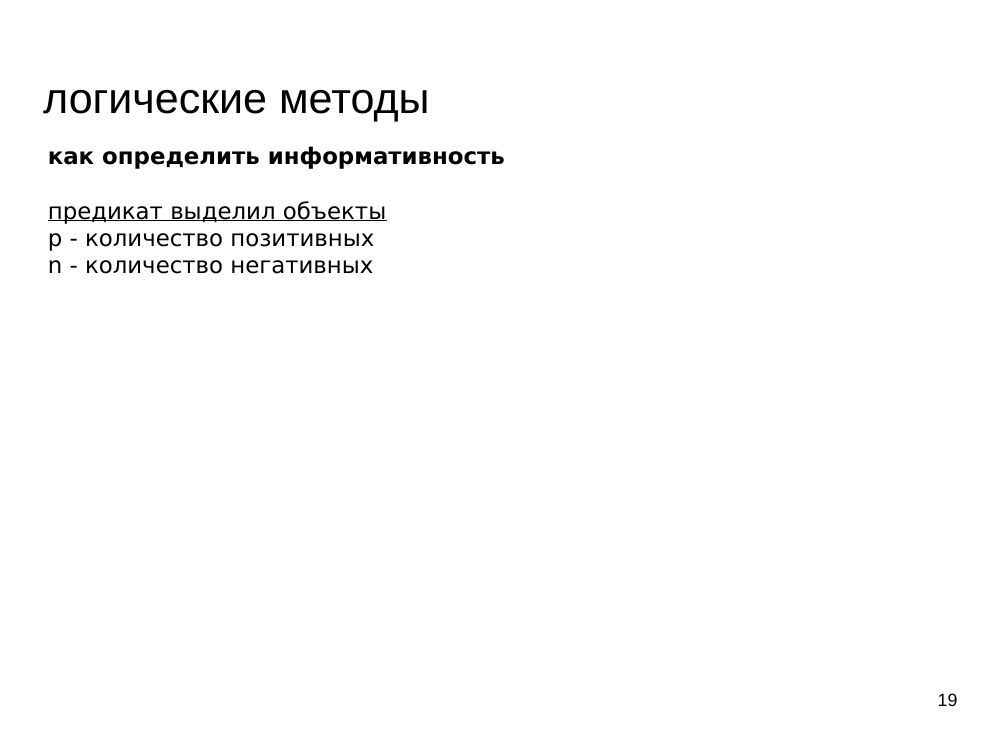
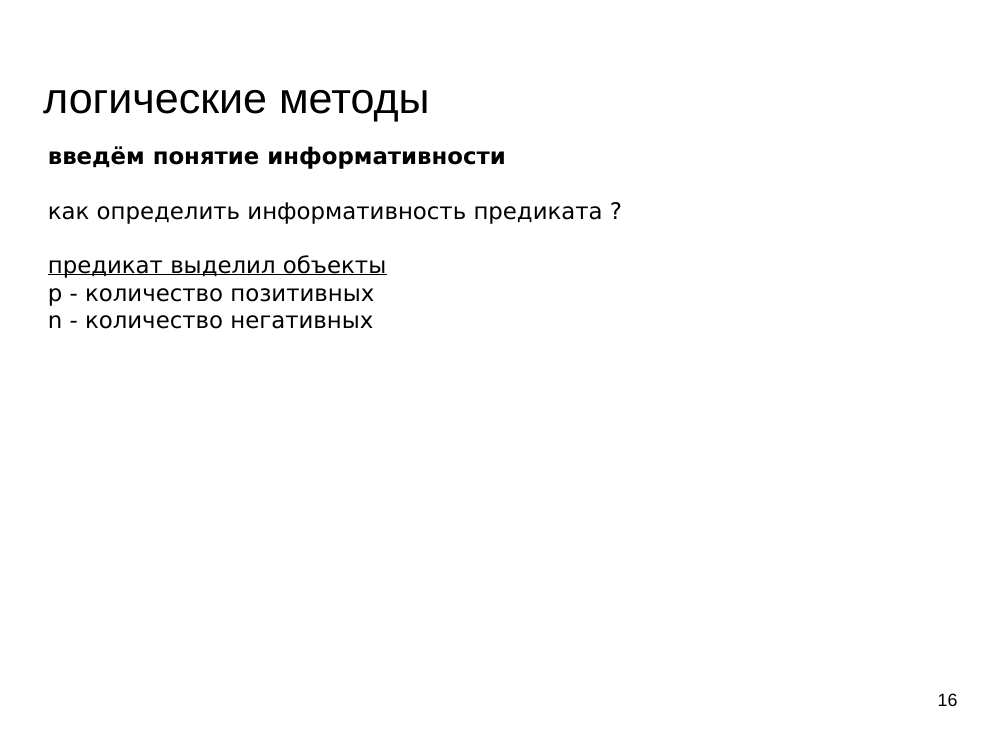
Before and after one commit to mechanoid5/ml_lectorium_legacy, a slide deck: slide 16 of 06-logical.odp (slide 19 before the commit). Drawn at 1008x756 pixels with LibreOffice and Linux fonts; fonts in the diff are those of the drawing; background and template pictures are left out. Boxes give left, top, right and bottom in pixels: in the first picture for what was removed or moved away, otherwise in the second. Text is boxed around its words. In the diff, an @@ line names an element or a change of style, - is before the commit and + after.

```diff
--- a/06-logical.odp
+++ b/06-logical.odp
@@ text at [48,146,603,224]: text changed; bold off @@
-как определить информативность
+введём понятие информативности
+как определить информативность предиката ?
@@ page number at [938,693,958,706]: text changed @@
-19
+16
```
Also in this commit, not shown: 19 other slides changed, 1 slide added, 12 slides removed, 1 other file.
